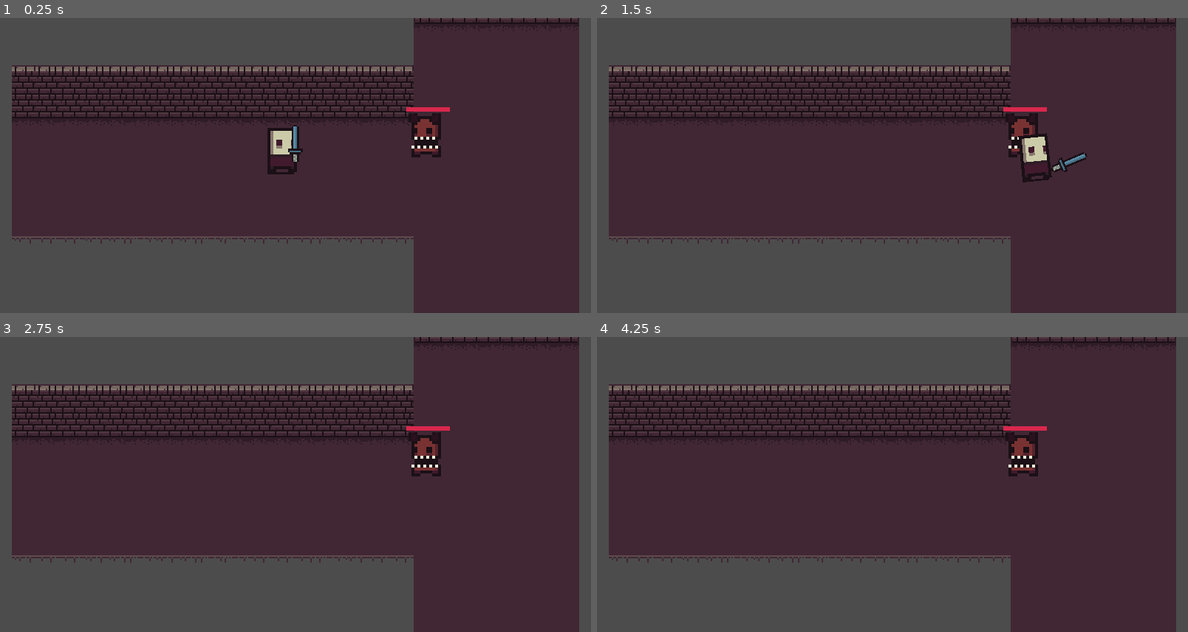
Above: before the commit, frames 1-4 (two rows, left to right).
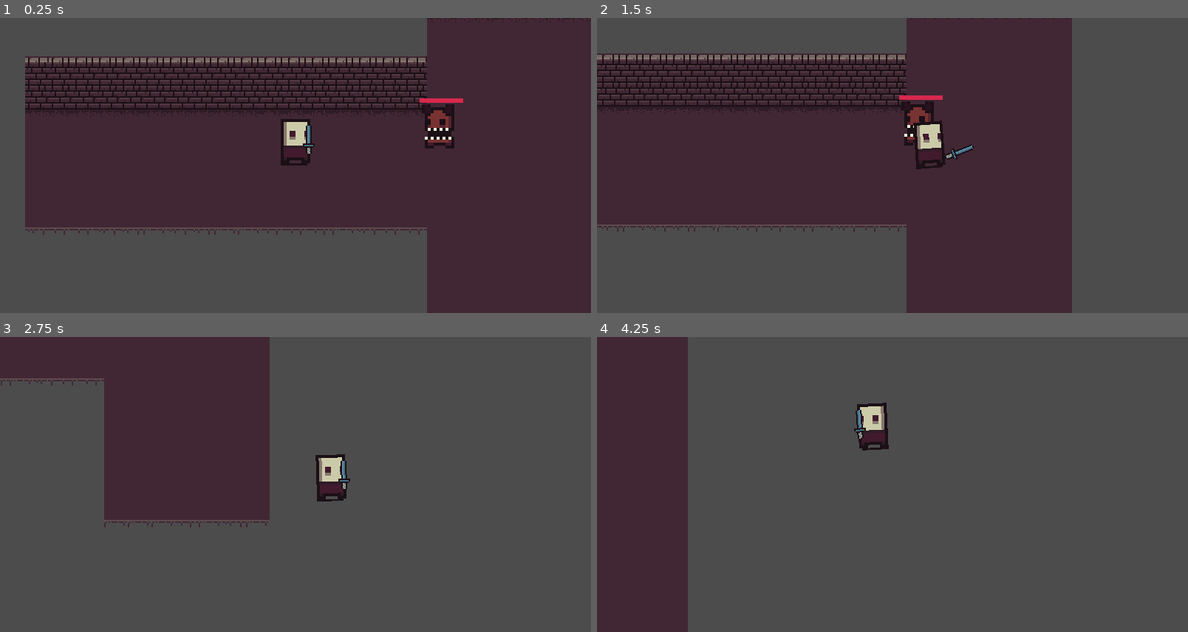
Above: after the commit, the same moments.

Repository: cnidario/DeepInferno
Game: Godot game, scene res://Levels/Level1.tscn
The game is run twice, just before and just after one commit, with the same random seed, the same clock (stepped at 60 frames per second) and the same inputs.
Inputs:
- Up to frame 1 (0.25 s): no input
- Up to frame 2 (1.5 s): tap Enter at 0.5 s; hold Right (right) 0.53-1.28 s; tap Space (action) at 0.6, 1.35 s; hold Down (down) from 1.28 s (still down)
- Up to frame 3 (2.75 s): release Down (down) at 2.03 s; hold Right (right) from 2.03 s (still down); tap Space (action) at 2.1 s
- Up to frame 4 (4.25 s): release Right (right) at 2.78 s; hold Up (up) 2.78-3.53 s; tap Space (action) at 2.85, 3.6 s; hold Left (left) from 3.53 s (still down)

The runs differ from the first frame. In frame 1, 17% of the frame differs, in the area x 2-100%, y 0-100%; in frame 2, 36%; in frame 3, 62%; in frame 4, 66%, in the area x 0-98%, y 0-100%.

Commit message:
fix camera & collision in player

Diff:
--- a/Levels/Level1.tscn
+++ b/Levels/Level1.tscn
@@ -17,11 +17,6 @@
 format = 1
 tile_data = PoolIntArray( -524283, 80, 0, -524282, 81, 0, -524281, 81, 0, -524280, 81, 0, -524279, 81, 0, -524278, 81,  …(4070 unchanged characters)…
 
-[node name="Camera2D" type="Camera2D" parent="."]
-position = Vector2( 148.859, 65.7271 )
-scale = Vector2( 0.625, 0.625 )
-current = true
-
 [node name="YSort" type="YSort" parent="."]
 position = Vector2( 148.859, 65.727 )
 scale = Vector2( 0.5, 0.5 )
@@ -30,11 +25,10 @@
 position = Vector2( -8.922, 6.13281 )
 scale = Vector2( 2, 2 )
 
-[node name="Sword" parent="YSort/Player/CollisionShape2D/Hand" index="0" instance=ExtResource( 1 )]
-scale = Vector2( 0.625, 0.625 )
-
 [node name="AnimationTree" parent="YSort/Player" index="2"]
 parameters/playback = SubResource( 1 )
+
+[node name="Sword" parent="YSort/Player/Character/Hand" index="0" instance=ExtResource( 1 )]
 
 [node name="Demon" parent="YSort" instance=ExtResource( 4 )]
 position = Vector2( 88.282, -5.45399 )
--- a/Scenes/Player.gd
+++ b/Scenes/Player.gd
@@ -17,9 +17,8 @@
 onready var state_machine = animation_tree.get("parameters/playback")
 
 func _ready():
-	animation_tree["parameters/conditions/walking"] = false
 	state_machine.start("idle")
-	weapon = $CollisionShape2D/Hand/Sword
+	weapon = $Character/Hand/Sword
 
 func turning_ended():
 	state.turning = false
@@ -60,20 +59,19 @@
 	if Input.is_action_just_pressed("action"):
 		attack()
 	var new_moving_state = calc_movement(input)
-	if is_walking(new_moving_state):
-		animation_tree["parameters/conditions/walking"] = true
+	var turn_to = must_turn(state.facing, new_moving_state)
+	if state.turning:
+		pass
+	elif turn_to:
+		state.facing = new_moving_state
+		state.turning = true
+		state_machine.travel(turn_to)
+	elif is_walking(new_moving_state):
 		state.moving = "walking"
 		state_machine.travel("walk-cycle")
-		var turn_to = must_turn(state.facing, new_moving_state)
-		if turn_to:
-			state.facing = new_moving_state
-			state.turning = true
-			state_machine.travel(turn_to)
-	else:
-		if state_machine.get_current_node() and state_machine.get_current_node() != "idle":
-			state_machine.travel("idle")
+	elif state.moving != "idle":
+		state_machine.travel("idle")
 		state.moving = "idle"
-		animation_tree["parameters/conditions/walking"] = false
 
 	var new_velocity = velocity
 	if is_walking(new_moving_state):
--- a/Scenes/Player.tscn
+++ b/Scenes/Player.tscn
@@ -1,15 +1,11 @@
-[gd_scene load_steps=26 format=2]
+[gd_scene load_steps=22 format=2]
 
 [ext_resource path="res://sprites/0x72_16x16DungeonTileset.v3.png" type="Texture" id=1]
 [ext_resource path="res://Scenes/Player.gd" type="Script" id=2]
 [ext_resource path="res://Components/BounceBehaviour.tscn" type="PackedScene" id=3]
 
 [sub_resource type="RectangleShape2D" id=1]
-extents = Vector2( 5.06577, 7.72644 )
-
-[sub_resource type="AtlasTexture" id=2]
-atlas = ExtResource( 1 )
-region = Rect2( 66.945, 128.689, 10.2021, 16.1426 )
+extents = Vector2( 5.06577, 1.65315 )
 
 [sub_resource type="Animation" id=3]
 resource_name = "idle"
@@ -19,7 +15,7 @@
 resource_name = "turn-left"
 length = 0.3
 tracks/0/type = "value"
-tracks/0/path = NodePath("CollisionShape2D:scale")
+tracks/0/path = NodePath("Character:scale")
 tracks/0/interp = 1
 tracks/0/loop_wrap = true
 tracks/0/imported = false
@@ -49,7 +45,7 @@
 resource_name = "turn-right"
 length = 0.3
 tracks/0/type = "bezier"
-tracks/0/path = NodePath("CollisionShape2D:scale:x")
+tracks/0/path = NodePath("Character:scale:x")
 tracks/0/interp = 1
 tracks/0/loop_wrap = true
 tracks/0/imported = false
@@ -76,35 +72,29 @@
 [sub_resource type="Animation" id=6]
 length = 0.4
 loop = true
-tracks/0/type = "bezier"
-tracks/0/path = NodePath("CollisionShape2D:position:x")
+tracks/0/type = "value"
+tracks/0/path = NodePath("Character:rotation_degrees")
 tracks/0/interp = 1
 tracks/0/loop_wrap = true
 tracks/0/imported = false
 tracks/0/enabled = true
 tracks/0/keys = {
-"points": PoolRealArray( 0, -0.25, 0, 0.25, 0, 0, -0.25, 0, 0.25, 0, 0, -0.25, 0, 0.25, 0, 0, -0.25, 0, 0.25, 0, 0, -0.25, 0, 0.25, 0 ),
-"times": PoolRealArray( 0, 0.1, 0.2, 0.3, 0.4 )
+"times": PoolRealArray( 0, 0.1, 0.2, 0.3, 0.4 ),
+"transitions": PoolRealArray( 1, 1, 1, 1, 1 ),
+"update": 0,
+"values": [ 0.0, -6.0, 0.0, 6.0, 0.0 ]
 }
-tracks/1/type = "bezier"
-tracks/1/path = NodePath("CollisionShape2D:position:y")
+tracks/1/type = "value"
+tracks/1/path = NodePath("Character:position:y")
 tracks/1/interp = 1
 tracks/1/loop_wrap = true
 tracks/1/imported = false
 tracks/1/enabled = true
 tracks/1/keys = {
-"points": PoolRealArray( -7.92895, -0.25, 0, 0.25, 0, -8.86679, -0.25, 0, 0.25, 0, -7.92895, -0.25, 0, 0.25, 0, -8.86679, -0.25, 0, 0.25, 0, -7.92895, -0.25, 0, 0.25, 0 ),
-"times": PoolRealArray( 0, 0.1, 0.2, 0.3, 0.4 )
-}
-tracks/2/type = "bezier"
-tracks/2/path = NodePath("CollisionShape2D:rotation_degrees")
-tracks/2/interp = 1
-tracks/2/loop_wrap = true
-tracks/2/imported = false
-tracks/2/enabled = true
-tracks/2/keys = {
-"points": PoolRealArray( 0, -0.25, 0, 0.25, 0, -6.01132, -0.25, 0, 0.25, 0, 0, -0.25, 0, 0.25, 0, 5.64336, -0.25, 0, 0.25, 0, 0, -0.25, 0, 0.25, 0 ),
-"times": PoolRealArray( 0, 0.1, 0.2, 0.3, 0.4 )
+"times": PoolRealArray( 0, 0.1, 0.2, 0.3, 0.4 ),
+"transitions": PoolRealArray( 1, 1, 1, 1, 1 ),
+"update": 0,
+"values": [ 0.0, -2.0, 0.0, -2.0, 0.0 ]
 }
 
 [sub_resource type="AnimationNodeAnimation" id=7]
@@ -134,21 +124,7 @@
 [sub_resource type="AnimationNodeStateMachineTransition" id=15]
 switch_mode = 2
 
-[sub_resource type="AnimationNodeStateMachineTransition" id=16]
-
-[sub_resource type="AnimationNodeStateMachineTransition" id=17]
-switch_mode = 2
-auto_advance = true
-advance_condition = "walking"
-
 [sub_resource type="AnimationNodeStateMachineTransition" id=18]
-
-[sub_resource type="AnimationNodeStateMachineTransition" id=19]
-
-[sub_resource type="AnimationNodeStateMachineTransition" id=20]
-switch_mode = 2
-auto_advance = true
-advance_condition = "walking"
 
 [sub_resource type="AnimationNodeStateMachine" id=21]
 states/idle/node = SubResource( 7 )
@@ -159,10 +135,14 @@
 states/turn-right/position = Vector2( 295, 245 )
 states/walk-cycle/node = SubResource( 10 )
 states/walk-cycle/position = Vector2( 473, 134 )
-transitions = [ "idle", "turn-left", SubResource( 11 ), "idl …(120 unchanged characters)… alk-cycle", "idle", SubResource( 15 ), "walk-cycle", "turn-left", SubResource( 16 ), "turn-left", "walk-cycle", SubResource( 17 ), "idle", "walk-cycle", SubResource( 18 ), "walk-cycle", "turn-right", SubResource( 19 ), "turn-right", "walk-cycle", SubResource( 20 ) ]
-graph_offset = Vector2( -338.613, -14.896 )
+transitions = [ "idle", "turn-left", SubResource( 11 ), "idl …(120 unchanged characters)… alk-cycle", "idle", SubResource( 15 ), "idle", "walk-cycle", SubResource( 18 ) ]
+graph_offset = Vector2( -338.613, 16.784 )
 
 [sub_resource type="AnimationNodeStateMachinePlayback" id=22]
+
+[sub_resource type="AtlasTexture" id=2]
+atlas = ExtResource( 1 )
+region = Rect2( 66.945, 128.689, 10.2021, 16.1426 )
 
 [node name="Player" type="KinematicBody2D"]
 collision_layer = 2
@@ -170,15 +150,10 @@
 script = ExtResource( 2 )
 
 [node name="CollisionShape2D" type="CollisionShape2D" parent="."]
-position = Vector2( 0, -7.92895 )
+position = Vector2( 0, -1.78745 )
+rotation = 3.14159
+scale = Vector2( 1, -1 )
 shape = SubResource( 1 )
-
-[node name="Sprite" type="Sprite" parent="CollisionShape2D"]
-position = Vector2( 0, -0.0710468 )
-texture = SubResource( 2 )
-
-[node name="Hand" type="Position2D" parent="CollisionShape2D"]
-position = Vector2( 4.46118, 4.86264 )
 
 [node name="AnimationPlayer" type="AnimationPlayer" parent="."]
 autoplay = "idle"
@@ -197,3 +172,16 @@
 [node name="BounceBehaviour" parent="." instance=ExtResource( 3 )]
 target = NodePath("..")
 property = "velocity:x"
+
+[node name="Camera2D" type="Camera2D" parent="."]
+current = true
+smoothing_enabled = true
+
+[node name="Character" type="Node2D" parent="."]
+
+[node name="Sprite" type="Sprite" parent="Character"]
+position = Vector2( 0, -8 )
+texture = SubResource( 2 )
+
+[node name="Hand" type="Position2D" parent="Character"]
+position = Vector2( 4.46118, -3.06631 )
--- a/Scenes/Sword.gd
+++ b/Scenes/Sword.gd
@@ -1,4 +1,4 @@
-extends KinematicBody2D
+extends Node2D
 
 onready var animation_player = $AnimationPlayer
 onready var animation_tree = $AnimationTree
--- a/Scenes/Sword.tscn
+++ b/Scenes/Sword.tscn
@@ -3,14 +3,11 @@
 [ext_resource path="res://sprites/0x72_16x16DungeonTileset.v3.png" type="Texture" id=1]
 [ext_resource path="res://Scenes/Sword.gd" type="Script" id=2]
 
-[sub_resource type="RectangleShape2D" id=1]
-extents = Vector2( 5, 11 )
-
-[sub_resource type="AtlasTexture" id=2]
+[sub_resource type="AtlasTexture" id=1]
 atlas = ExtResource( 1 )
 region = Rect2( 116, 42, 8, 21 )
 
-[sub_resource type="Animation" id=3]
+[sub_resource type="Animation" id=2]
 resource_name = "attack"
 length = 0.25
 loop = true
@@ -61,44 +58,41 @@
 hue_variation = 0.31
 hue_variation_random = 0.48
 
-[sub_resource type="AnimationNodeAnimation" id=6]
+[sub_resource type="AnimationNodeAnimation" id=5]
 animation = "attack"
 
-[sub_resource type="AnimationNodeAnimation" id=7]
+[sub_resource type="AnimationNodeAnimation" id=6]
 animation = "idle"
 
+[sub_resource type="AnimationNodeStateMachineTransition" id=7]
+
 [sub_resource type="AnimationNodeStateMachineTransition" id=8]
-
-[sub_resource type="AnimationNodeStateMachineTransition" id=9]
 switch_mode = 2
 auto_advance = true
 
-[sub_resource type="AnimationNodeStateMachine" id=10]
-states/attack/node = SubResource( 6 )
+[sub_resource type="AnimationNodeStateMachine" id=9]
+states/attack/node = SubResource( 5 )
 states/attack/position = Vector2( 390, 99 )
-states/idle/node = SubResource( 7 )
+states/idle/node = SubResource( 6 )
 states/idle/position = Vector2( 202, 99 )
-transitions = [ "idle", "attack", SubResource( 8 ), "attack", "idle", SubResource( 9 ) ]
+transitions = [ "idle", "attack", SubResource( 7 ), "attack", "idle", SubResource( 8 ) ]
 
-[sub_resource type="AnimationNodeStateMachinePlayback" id=11]
+[sub_resource type="AnimationNodeStateMachinePlayback" id=10]
 
-[node name="Sword" type="KinematicBody2D"]
+[sub_resource type="RectangleShape2D" id=11]
+extents = Vector2( 5, 11 )
+
+[node name="Sword" type="Node2D"]
 scale = Vector2( 0.5, 0.5 )
-collision_layer = 8
-collision_mask = 4
 script = ExtResource( 2 )
-
-[node name="CollisionShape2D" type="CollisionShape2D" parent="."]
-position = Vector2( 0, -11 )
-shape = SubResource( 1 )
 
 [node name="Sprite" type="Sprite" parent="."]
 position = Vector2( 0, -11 )
-texture = SubResource( 2 )
+texture = SubResource( 1 )
 
 [node name="AnimationPlayer" type="AnimationPlayer" parent="."]
-anims/attack = SubResource( 3 )
-anims/idle = SubResource( 4 )
+anims/attack = SubResource( 2 )
+anims/idle = SubResource( 3 )
 
 [node name="Particles2D" type="Particles2D" parent="."]
 position = Vector2( -1.90735e-06, -22 )
@@ -108,21 +102,23 @@
 one_shot = true
 explosiveness = 0.98
 local_coords = false
-process_material = SubResource( 5 )
+process_material = SubResource( 4 )
 
 [node name="AnimationTree" type="AnimationTree" parent="."]
-tree_root = SubResource( 10 )
+tree_root = SubResource( 9 )
 anim_player = NodePath("../AnimationPlayer")
 active = true
-parameters/playback = SubResource( 11 )
+parameters/playback = SubResource( 10 )
 
 [node name="PeaceTimer" type="Timer" parent="."]
 wait_time = 1.5
 one_shot = true
 
 [node name="Area2D" type="Area2D" parent="."]
+position = Vector2( 0, -10 )
+scale = Vector2( -0.402432, 0.573705 )
 
 [node name="CollisionShape2D" type="CollisionShape2D" parent="Area2D"]
 position = Vector2( 0, -11 )
-shape = SubResource( 1 )
+shape = SubResource( 11 )
 [connection signal="timeout" from="PeaceTimer" to="." method="peaceTimerTimeout"]
Not shown: 1 places in Scenes/Sword.tscn that only renumber resources
